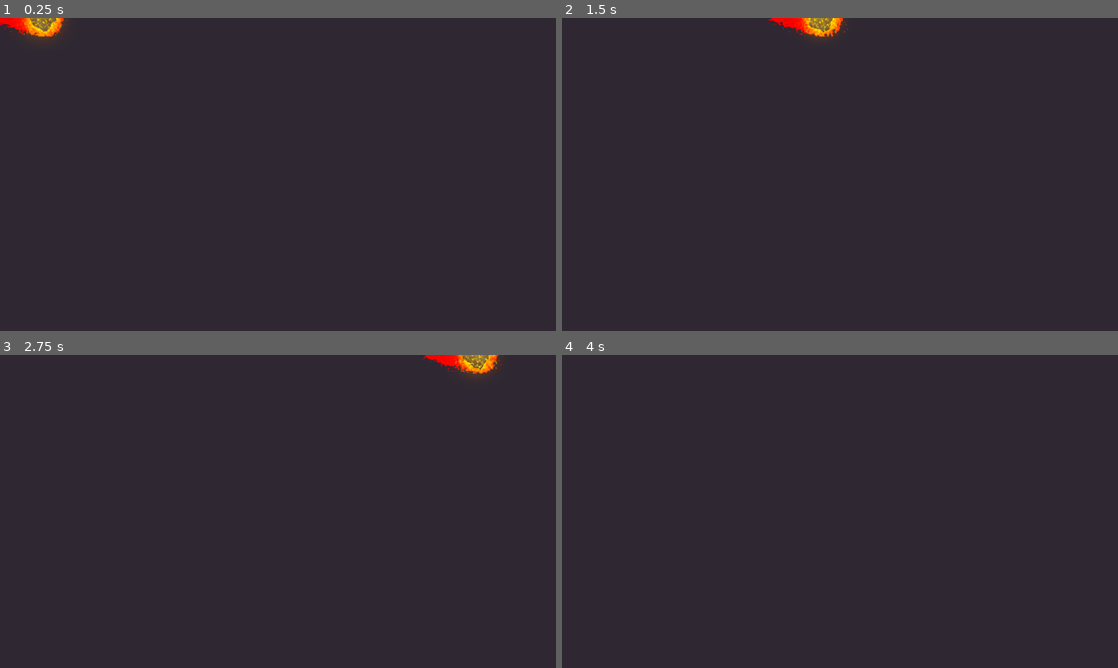
Above: before the commit, frames 1-4 (two rows, left to right).
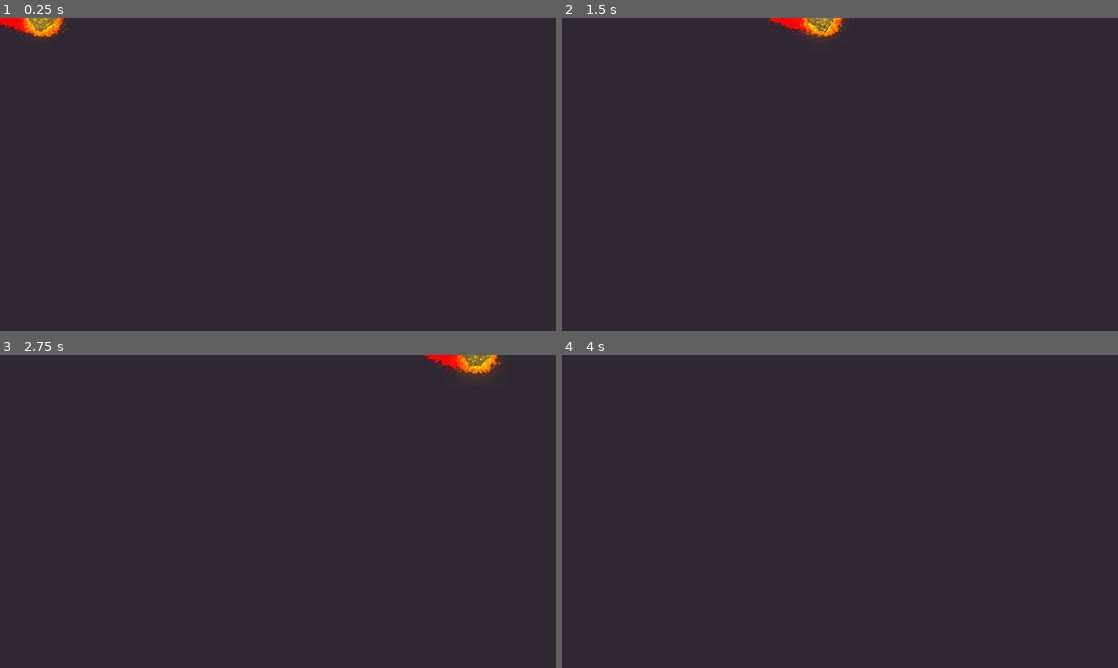
Above: after the commit, the same moments.

Repository: ludover-workshop/fireballs-example
Game: Godot game, scene res://scenes/meteor.tscn
The game is run twice, just before and just after one commit, with the same random seed, the same clock (stepped at 60 frames per second) and the same inputs. This scene is started directly instead of the project's main scene.
Inputs (mouse positions are in pixels of both pictures, inside the frame that each line leads up to):
- Up to frame 1 (0.25 s): no input
- Up to frame 2 (1.5 s): move the mouse to (962, 158) at 0.52 s; hold Right (ui_right) 0.53-1.28 s; move the mouse to (728, 190) at 1.27 s; hold Down (ui_down) from 1.28 s (still down)
- Up to frame 3 (2.75 s): move the mouse to (333, 442) at 2.02 s; release Down (ui_down) at 2.03 s; hold Right (ui_right) from 2.03 s (still down)
- Up to frame 4 (4 s): move the mouse to (812, 574) at 2.77 s; release Right (ui_right) at 2.78 s; hold Up (ui_up) 2.78-3.53 s; move the mouse to (1006, 558) at 3.52 s; hold Left (ui_left) from 3.53 s (still down)

The runs differ from the first frame. In frame 1, 0.3% of the frame differs, in the area x 0-13%, y 0-6%; in frame 2, 0.3%; in frame 3, 0.3%, in the area x 76-91%, y 0-6%; in frame 4, nothing differs.

Commit message:
Added hurt animation to demon

Diff:
--- a/scenes/demon.tscn
+++ b/scenes/demon.tscn
@@ -10,6 +10,31 @@
 [sub_resource type="CapsuleShape2D" id=1]
 radius = 108.903
 height = 144.638
+
+[sub_resource type="Animation" id=4]
+resource_name = "Hurt"
+length = 0.4
+step = 0.05
+tracks/0/type = "bezier"
+tracks/0/path = NodePath("demonSprite:scale:x")
+tracks/0/interp = 1
+tracks/0/loop_wrap = true
+tracks/0/imported = false
+tracks/0/enabled = true
+tracks/0/keys = {
+"points": PoolRealArray( 1, -0.0377942, -0.197337, 0.0377942, 0.197337, 1, -0.25, 0, 0, -0.0211799, 0.761437, -0.0637329, 0.00292546, 0.0637329, -0.00292546, 1.08032, -0.0519061, -0.00585103, 0.0519061, 0.00585103, 1.00718, -0.0416065, -0.00292552, 0.0416065, 0.00292552 ),
+"times": PoolRealArray( 0, 0.001, 0.15, 0.3, 0.4 )
+}
+tracks/1/type = "bezier"
+tracks/1/path = NodePath("demonSprite:scale:y")
+tracks/1/interp = 1
+tracks/1/loop_wrap = true
+tracks/1/imported = false
+tracks/1/enabled = true
+tracks/1/keys = {
+"points": PoolRealArray(  ),
+"times": PoolRealArray(  )
+}
 
 [sub_resource type="Animation" id=2]
 length = 0.3
@@ -57,11 +82,16 @@
 [node name="demonSprite" type="Sprite" parent="."]
 material = ExtResource( 5 )
 texture = ExtResource( 1 )
+flip_v = true
 
 [node name="demonShadow" type="Sprite" parent="demonSprite"]
 show_behind_parent = true
 position = Vector2( 0, 10 )
 texture = ExtResource( 4 )
+flip_v = true
+
+[node name="HurtAnimationPlayer" type="AnimationPlayer" parent="."]
+anims/Hurt = SubResource( 4 )
 
 [node name="AnimationPlayer" type="AnimationPlayer" parent="."]
 autoplay = "walk"
--- a/scenes/meteor.tscn
+++ b/scenes/meteor.tscn
@@ -35,7 +35,7 @@
 position = Vector2( -49.5, -6 )
 scale = Vector2( 0.7, 0.7 )
 frames = SubResource( 1 )
-frame = 4
+frame = 7
 
 [node name="CollisionShape2D" parent="Projectile/Area2D" index="0"]
 position = Vector2( -1, 0 )
--- a/scripts/demon.gd
+++ b/scripts/demon.gd
@@ -17,9 +17,10 @@
 onready var animationPlayer = $AnimationPlayer
 onready var demonSprite = $demonSprite
 onready var blinkingTimer = $BlinkingTimer
+onready var hurtAnimationPlayer = $HurtAnimationPlayer
 
-func init(target, global_position):
-	self.target = target
+func init(_target, global_position):
+	self.target = _target
 	self.global_position = global_position
 	self.rotation = angle_to_target()
 
@@ -30,6 +31,7 @@
 
 func receive_damage_from(damager):
 	damageable.receive_damage_from(damager)
+	hurtAnimationPlayer.play("Hurt")
 
 func _process(delta):
 	if is_instance_valid(target):
@@ -66,11 +68,11 @@
 		if body.has_method("receive_damage_from"):
 			body.receive_damage_from(self)
 
-func _on_AttackArea_body_entered(body):
+func _on_AttackArea_body_entered(_body):
 	attacking = true
 
 onready var attack_area = $AttackArea
 
-func _on_AttackArea_body_exited(body):
+func _on_AttackArea_body_exited(_body):
 	if attack_area.get_overlapping_bodies().empty():
 		attacking = false
Not shown: 1 places in scenes/demon.tscn that only renumber resources
